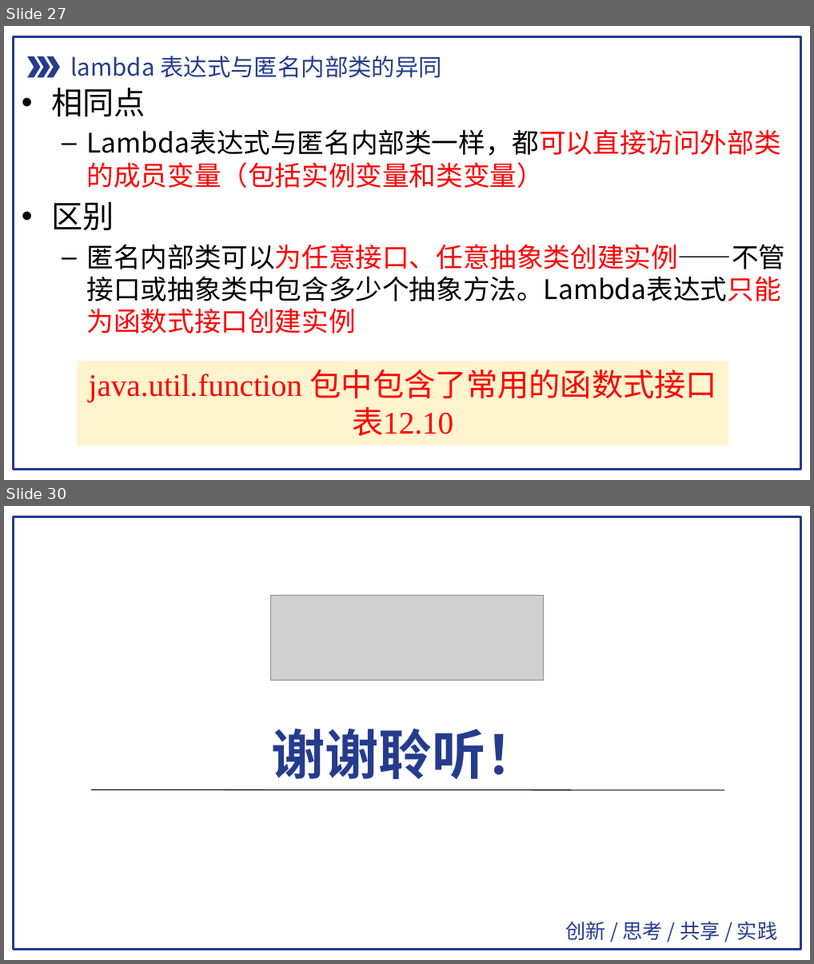
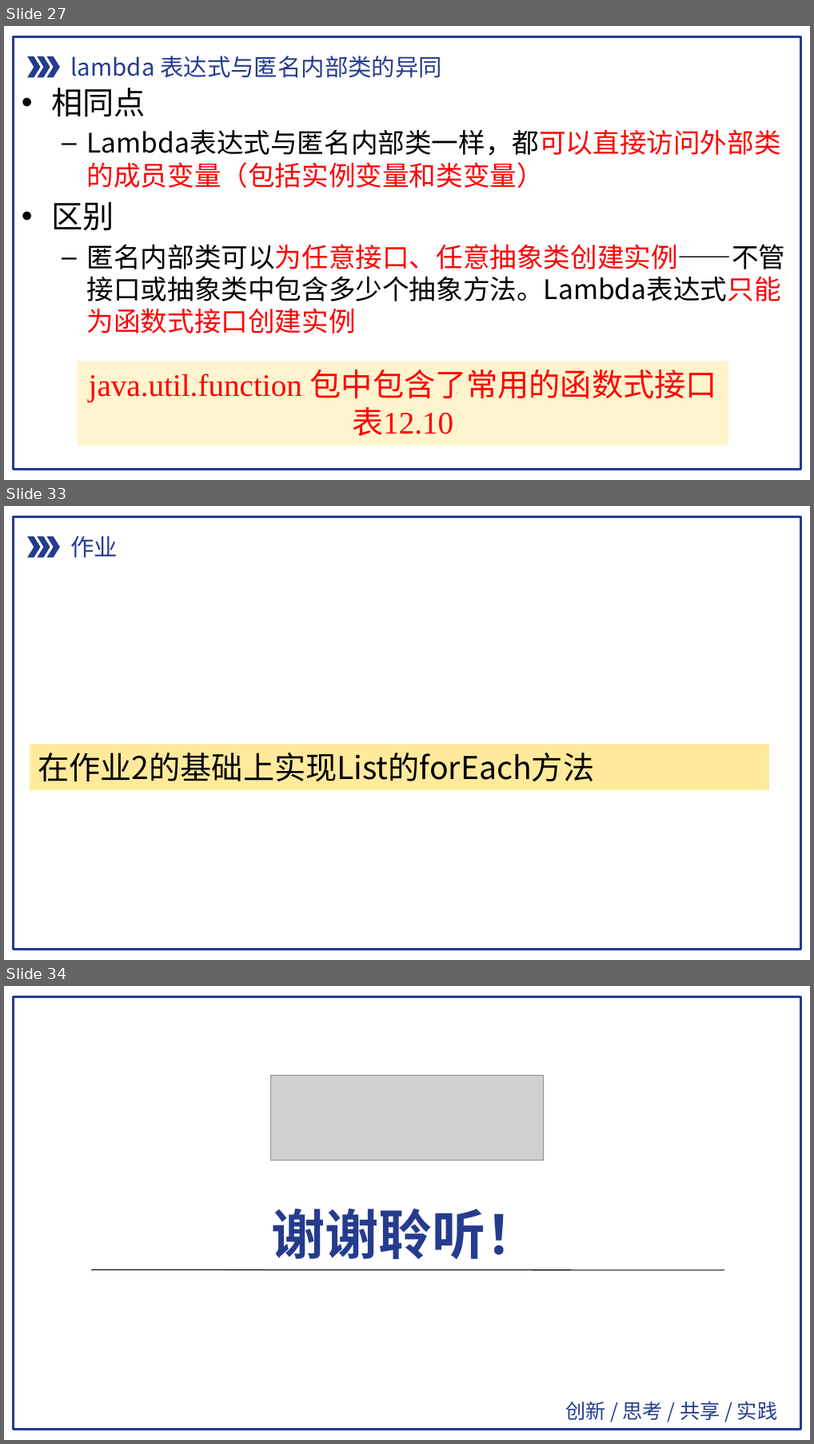
Before and after one commit to pdcxs/java-class-material, a slide deck: slides/08-Java面向对象编程-注解-反射-内部类-匿名内部类与Lambda表达式.pptx. Shown one above the other, each under a label of ours: slides 27 and 30 before the commit, slides 27, 33 and 34 after it; the slides between them are not shown. The pictures are 814x964 and 814x1444 pixels, drawn with LibreOffice and Linux fonts; fonts in the diff are those of the drawing; grey boxes stand for pictures. Boxes give left, top, right and bottom in pixels: in the first picture for what was removed or moved away, otherwise in the second. Text is boxed around its words. In the diff, an @@ line names an element or a change of style, - is before the commit and + after.

```diff
--- a/slides/08-Java面向对象编程-注解-反射-内部类-匿名内部类与Lambda表达式.pptx
+++ b/slides/08-Java面向对象编程-注解-反射-内部类-匿名内部类与Lambda表达式.pptx
@@ slide 33 added at [4, 506, 810, 960], background #FFFFFF; not listed: 1 template element that a slide beside it also shows @@
@@ rectangle added at [14, 517, 801, 948], outline #253C8E 2 pt @@
@@ group added at [27, 536, 118, 558]: 3 chevrons, 1 text @@
+作业
@@ rectangle added at [30, 744, 769, 790], fill #FFEA9C, outline #FFEA9C 0.75 pt, 28 pt, text #000000 @@
+在作业2的基础上实现List的forEach方法
@@ what was slide 30 is now slide 34 @@
```
Also in this commit, not shown: 7 slides changed, 3 other slides added, 38 other files.
